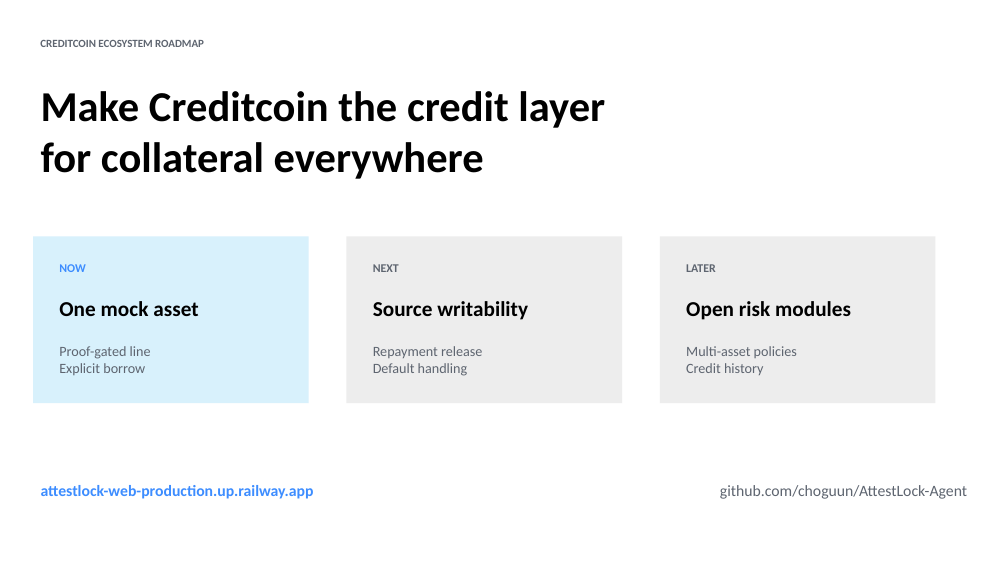
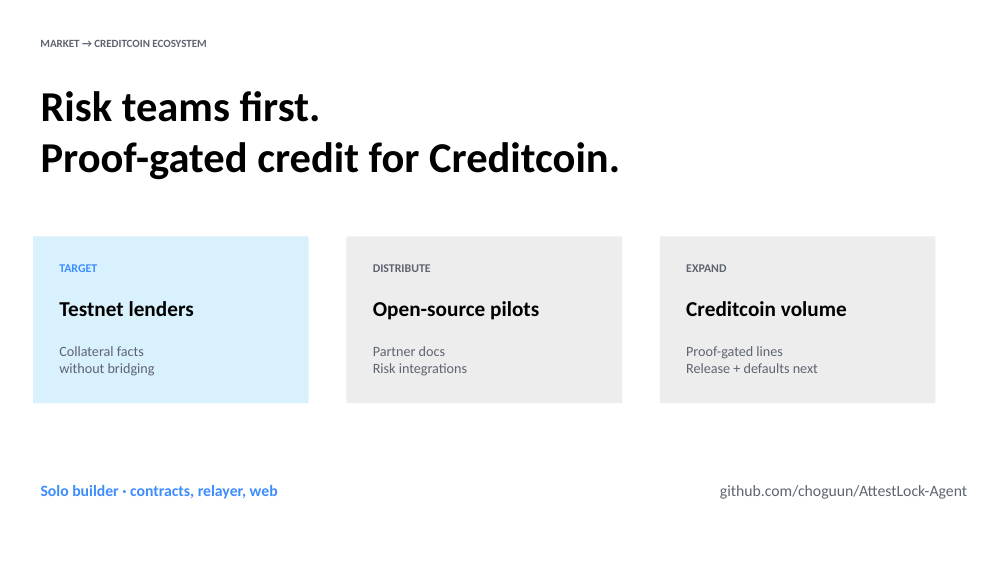
Before and after one commit to choguun/AttestLock-Agent, a slide deck: slide 6 of docs/deck/AttestLock-Hackathon-Deck.pptx. Drawn at 1008x567 pixels with LibreOffice and Linux fonts; fonts in the diff are those of the drawing. Boxes give left, top, right and bottom in pixels: in the first picture for what was removed or moved away, otherwise in the second. Text is boxed around its words. In the diff, an @@ line names an element or a change of style, - is before the commit and + after.

```diff
--- a/docs/deck/AttestLock-Hackathon-Deck.pptx
+++ b/docs/deck/AttestLock-Hackathon-Deck.pptx
@@ text at (x1=40, y1=40, x2=206, y2=47): text changed @@
-CREDITCOIN ECOSYSTEM ROADMAP
+MARKET → CREDITCOIN ECOSYSTEM
@@ text at (x1=41, y1=91, x2=620, y2=180): text changed @@
-Make Creditcoin the credit layer
-for collateral everywhere
+Risk teams first.
+Proof-gated credit for Creditcoin.
@@ text at (x1=59, y1=264, x2=97, y2=272): text changed @@
-NOW
+TARGET
@@ text at (x1=373, y1=264, x2=431, y2=272): text changed @@
-NEXT
+DISTRIBUTE
@@ text at (x1=686, y1=264, x2=726, y2=272): text changed @@
-LATER
+EXPAND
@@ text at (x1=59, y1=301, x2=194, y2=316): text changed @@
-One mock asset
+Testnet lenders
@@ text at (x1=373, y1=301, x2=539, y2=320): text changed @@
-Source writability
+Open-source pilots
@@ text at (x1=686, y1=301, x2=847, y2=316): text changed @@
-Open risk modules
+Creditcoin volume
@@ text at (x1=59, y1=346, x2=155, y2=376): text changed @@
-Proof-gated line
-Explicit borrow
+Collateral facts
+without bridging
@@ text at (x1=373, y1=346, x2=467, y2=376): text changed @@
-Repayment release
-Default handling
+Partner docs
+Risk integrations
@@ text at (x1=686, y1=346, x2=818, y2=373): text changed @@
-Multi-asset policies
-Credit history
+Proof-gated lines
+Release + defaults next
@@ text at (x1=41, y1=485, x2=278, y2=499): text changed @@
-attestlock-web-production.up.railway.app
+Solo builder · contracts, relayer, web
```
Also in this commit, not shown: 1 other slide changed, 56 other files.
